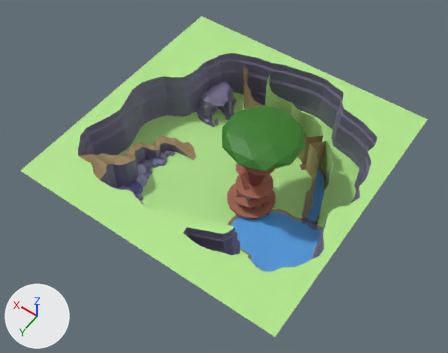
The FBX model Assets/Models/Maps/HollowMap.fbx: old version first, new version second.
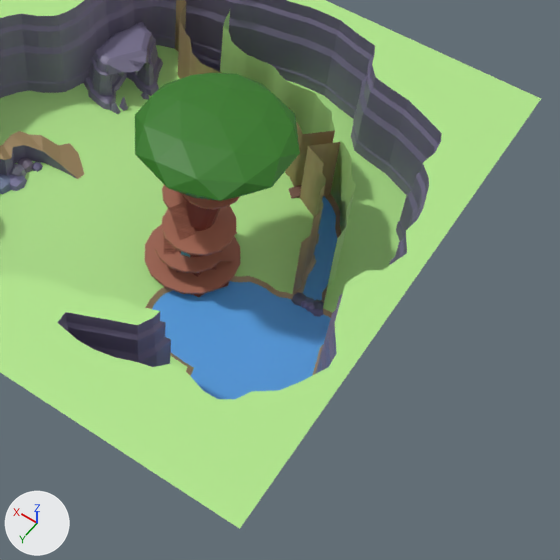
Each version appears first whole from a camera (50 mm lens) standing at (-199.0, 323.0, 484.0) and looking at (11.0, 30.0, 23.0), and next in a close-up on the part from 34% to 98% of the width and 20% to 100% of the height. Arrows for +X, +Y and +Z are at lower left; the lights stay in place. Where no turn or scale is listed for an object, it has been applied to the vertices.

Before the edit, the objects in view are built like this:
```python
me_circle_002 = bpy.data.meshes.new('Circle.002')
me_circle_002.from_pydata(...)  # 20 vertices, 12 faces; spans x -17.3..17.3, y -6.6..17.3, z 0.0..1.2
me_circle_002.materials.append(mat_material_038)  # brown #aa6b56
me_circle_003 = bpy.data.meshes.new('Circle.003')
me_circle_003.from_pydata(...)  # 20 vertices, 12 faces; spans x -17.3..16.3, y -11.7..17.3, z 0.0..1.2
me_circle_003.materials.append(mat_material_036)  # brown #aa6b56
me_plane_001 = bpy.data.meshes.new('Plane.001')
me_plane_001.from_pydata(...)  # 84 vertices, 40 faces; spans x -81.4..57.5, y -104.0..-1.3, z -0.4..41.8
me_plane_001.materials.append(mat_dirt)  # brown #a08962
ob_floor1 = bpy.data.objects.new('Floor1', me_circle_002)
ob_floor1.location = (-17.8, 27.0, 16.5)
ob_floor3 = bpy.data.objects.new('Floor3', me_circle_003)
ob_floor3.location = (-22.5, 28.2, 35.6)
ob_invisible_walls = bpy.data.objects.new('invisible walls', me_plane_001)
ob_invisible_walls.location = (11.6, 17.3, 3.2)
# also in view: 'Hollow' at (12.0, 17.0, 12.0); 'Trunk' at (-19.0, 26.0, 40.0); 'Floor0' at (-19.0, 26.0, 8.0); 'Leaves' at (-20.0, 14.0, 84.0); 'invisible walls 2' at (-22.0, -40.0, 25.0)
```
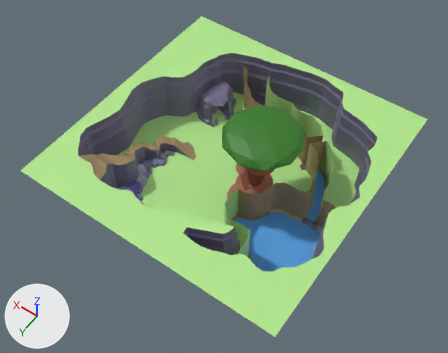
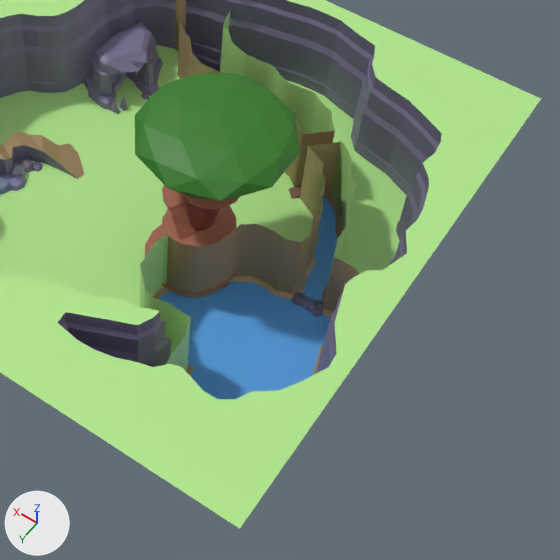
What the commit changed:
Mesh me_plane_004 is new.
It has 78 vertices, 37 faces and spans x -111.4..-27.5, y -3.2..87.1, z -0.2..43.2.
Faces by material slot: [18, 19].
It uses material mat_grass (green #b2e78c).
It uses material mat_dirt (brown #a08962).
Object 'Hollow.001' (ob_hollow_001) is new; it shows me_plane_004.
Its location is (11.6, 17.3, 3.2).

Pixel boxes (x1, y1, x2, y2) of what changed, in the close-ups (560 x 560 px):
'Hollow.001', added: after (140, 224, 359, 371)
    faces in mat_dirt (brown #a08962): (166, 224, 359, 313)
    faces in mat_grass (green #b2e78c): (140, 236, 191, 371)
'Floor0', unchanged, covered by the edit: before (145, 224, 240, 294); after (145, 224, 236, 294)
